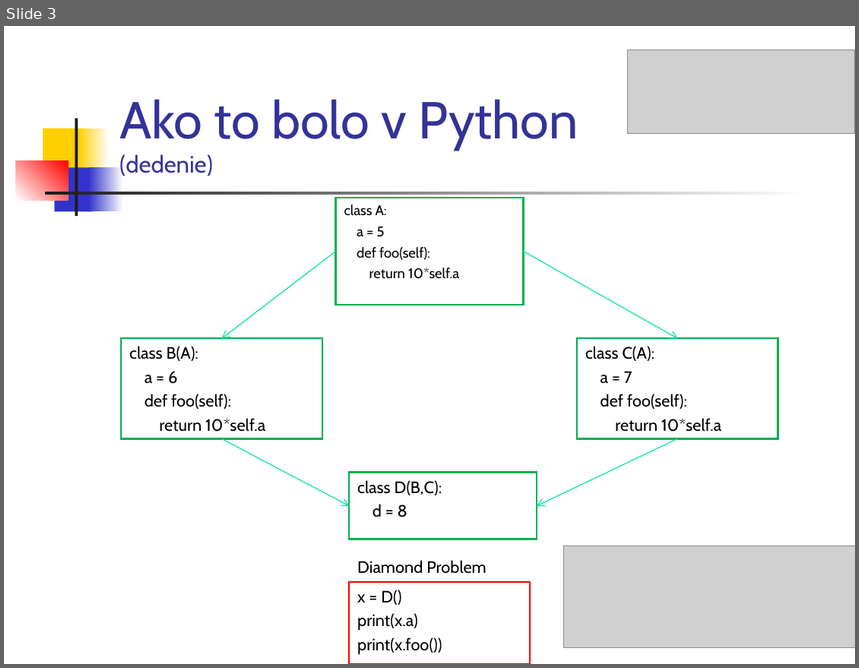
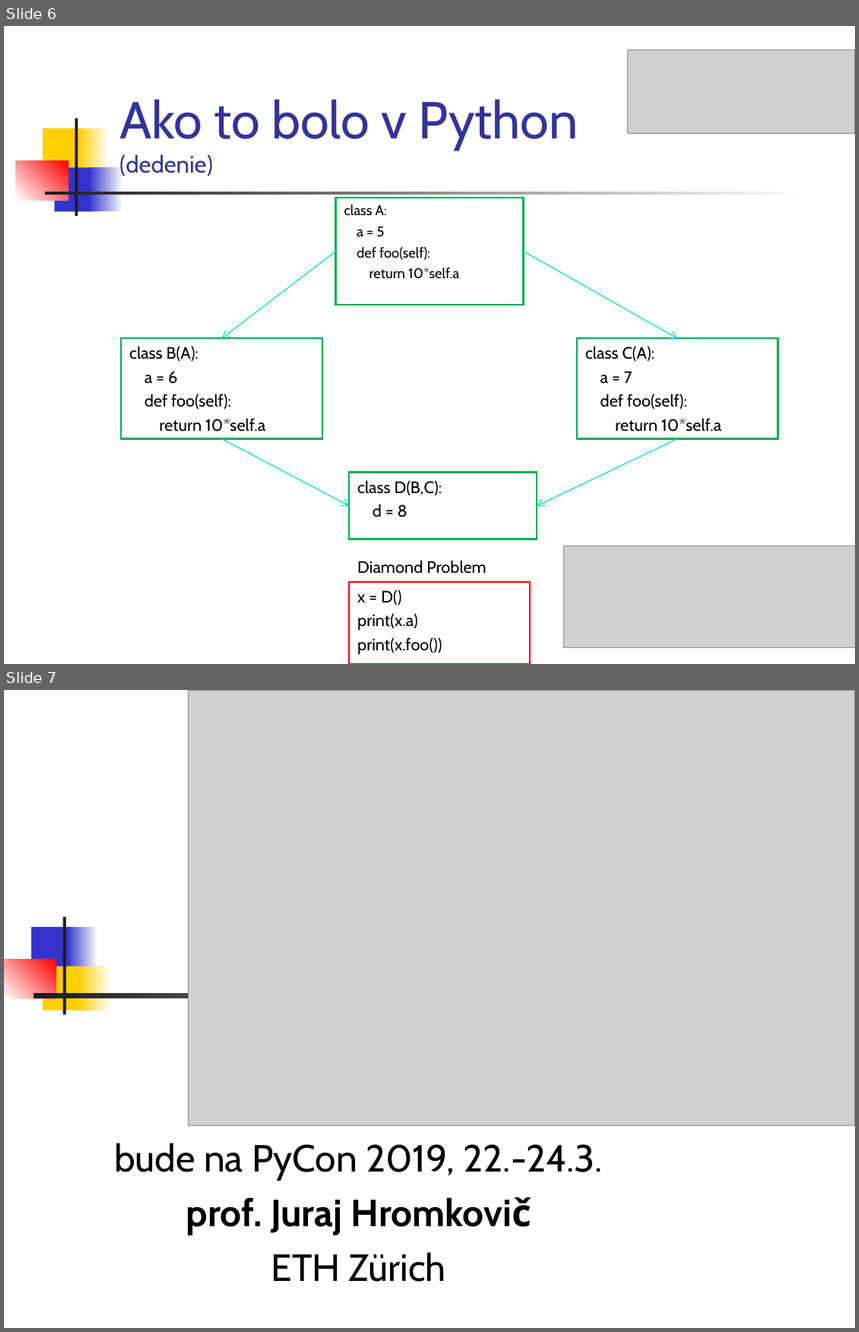
Before and after one commit to Programovanie4/Prednasky, a slide deck: 05/05_java.ppt. Shown one above the other, each under a label of ours: slide 3 before the commit, slides 6 and 7 after it. The pictures are 859x668 and 859x1332 pixels, drawn with LibreOffice and Linux fonts; fonts in the diff are those of the drawing; grey boxes stand for pictures. Boxes give left, top, right and bottom in pixels: in the first picture for what was removed or moved away, otherwise in the second. Text is boxed around its words. In the diff, an @@ line names an element or a change of style, - is before the commit and + after.

```diff
--- a/05/05_java.ppt
+++ b/05/05_java.ppt
@@ slide 7 added at <box>4,690,855,1328</box>, background #FFFFFF @@
@@ picture added at <box>188,690,855,1125</box> @@
@@ group added at <box>4,917,843,1015</box>: 7 rectangles @@
@@ subtitle added at <box>114,1143,603,1282</box>, 32 pt, text #000000 @@
+bude na PyCon 2019, 22.-24.3.
+prof. Juraj Hromkovič
+ETH Zürich
@@ what was slide 3 is now slide 6 @@
```
Also in this commit, not shown: 7 slides changed, 3 other slides added, 3 other files.
